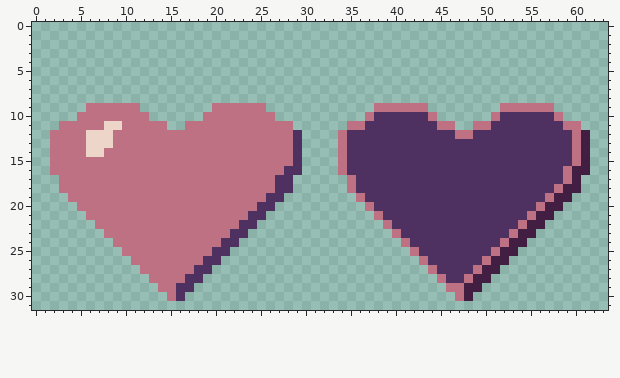
Pixel-art sprite: Assets/Game Design/HeartUI.png. Above, as it was before the edit.
The file is 320x160 pixels, drawn in blocks of 5x5; one block is one cell here.
And afterwards:
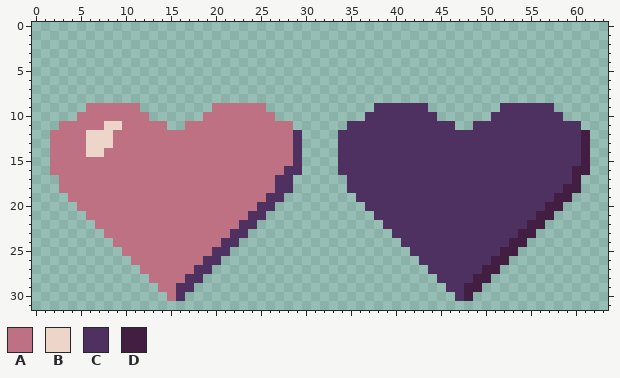
Palette (. is transparent): A #bd7182  B #edd5ca  C #4e3161  D #421e42
Difference:
@@ x 32..62 @@
  8 ...............................
- 9 ......AAAAAA........AAAAAA.....
-10 .....ACCCCCCA......ACCCCCCA....
-11 ...AACCCCCCCCAA..AACCCCCCCCAA..
-12 ..ACCCCCCCCCCCCAACCCCCCCCCCCAD.
-13 ..ACCCCCCCCCCCCCCCCCCCCCCCCCAD.
-14 ..ACCCCCCCCCCCCCCCCCCCCCCCCCAD.
-15 ..ACCCCCCCCCCCCCCCCCCCCCCCCCAD.
-16 ..ACCCCCCCCCCCCCCCCCCCCCCCCADD.
-17 ...ACCCCCCCCCCCCCCCCCCCCCCCAD..
-18 ...ACCCCCCCCCCCCCCCCCCCCCCADD..
-19 ....ACCCCCCCCCCCCCCCCCCCCADD...
-20 .....ACCCCCCCCCCCCCCCCCCADD....
-21 ......ACCCCCCCCCCCCCCCCADD.....
-22 .......ACCCCCCCCCCCCCCADD......
-23 ........ACCCCCCCCCCCCADD.......
-24 .........ACCCCCCCCCCADD........
-25 ..........ACCCCCCCCADD.........
-26 ...........ACCCCCCADD..........
-27 ............ACCCCADD...........
-28 .............ACCADD............
-29 ..............AADD.............
-30 ...............AD..............
+ 9 ......CCCCCC........CCCCCC.....
+10 .....CCCCCCCC......CCCCCCCC....
+11 ...CCCCCCCCCCCC..CCCCCCCCCCCC..
+12 ..CCCCCCCCCCCCCCCCCCCCCCCCCCCD.
+13 ..CCCCCCCCCCCCCCCCCCCCCCCCCCCD.
+14 ..CCCCCCCCCCCCCCCCCCCCCCCCCCCD.
+15 ..CCCCCCCCCCCCCCCCCCCCCCCCCCCD.
+16 ..CCCCCCCCCCCCCCCCCCCCCCCCCCDD.
+17 ...CCCCCCCCCCCCCCCCCCCCCCCCCD..
+18 ...CCCCCCCCCCCCCCCCCCCCCCCCDD..
+19 ....CCCCCCCCCCCCCCCCCCCCCCDD...
+20 .....CCCCCCCCCCCCCCCCCCCCDD....
+21 ......CCCCCCCCCCCCCCCCCCDD.....
+22 .......CCCCCCCCCCCCCCCCDD......
+23 ........CCCCCCCCCCCCCCDD.......
+24 .........CCCCCCCCCCCCDD........
+25 ..........CCCCCCCCCCDD.........
+26 ...........CCCCCCCCDD..........
+27 ............CCCCCCDD...........
+28 .............CCCCDD............
+29 ..............CCDD.............
+30 ...............CD..............
 31 ...............................
Boxes around the changes in both pictures, in picture pixels (x1, y1, x2, y2):
changed: (338, 103, 581, 301)
